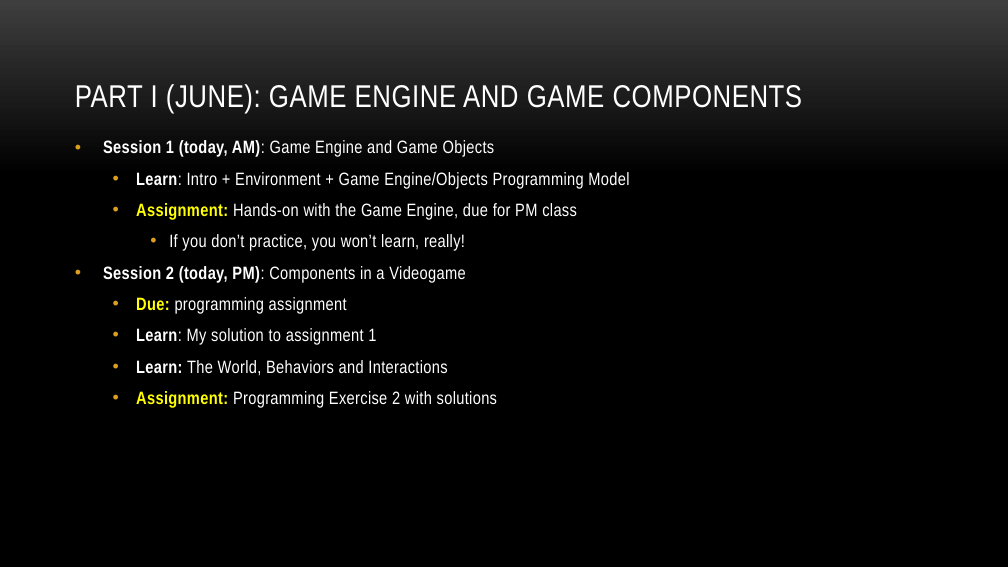
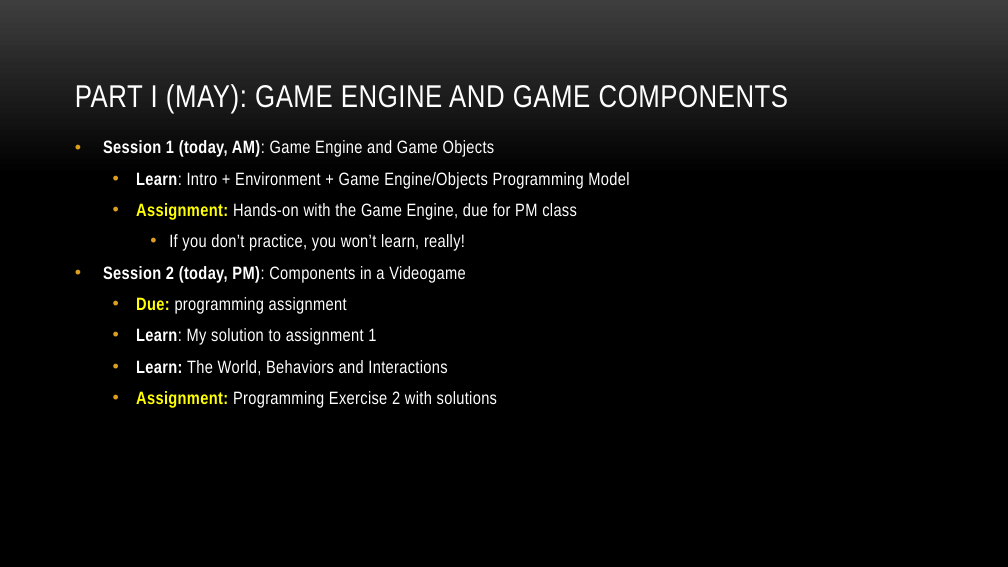
Before and after one commit to myuwbclasses/IntroGameDevelopment, a slide deck: slide 13 of PPT/Intro.pptx. Drawn at 1008x567 pixels with LibreOffice and Linux fonts; fonts in the diff are those of the drawing; background and template pictures are left out. Boxes give left, top, right and bottom in pixels: in the first picture for what was removed or moved away, otherwise in the second. Text is boxed around its words. In the diff, an @@ line names an element or a change of style, - is before the commit and + after.

```diff
--- a/PPT/Intro.pptx
+++ b/PPT/Intro.pptx
@@ title at <box>75,84,789,113</box>: text changed @@
-PART I (JUNE): GAME ENGINE AND GAME COMPONENTS
+PART I (MAY): GAME ENGINE AND GAME COMPONENTS
```
Also in this commit, not shown: 3 other slides changed, 2 other files.
